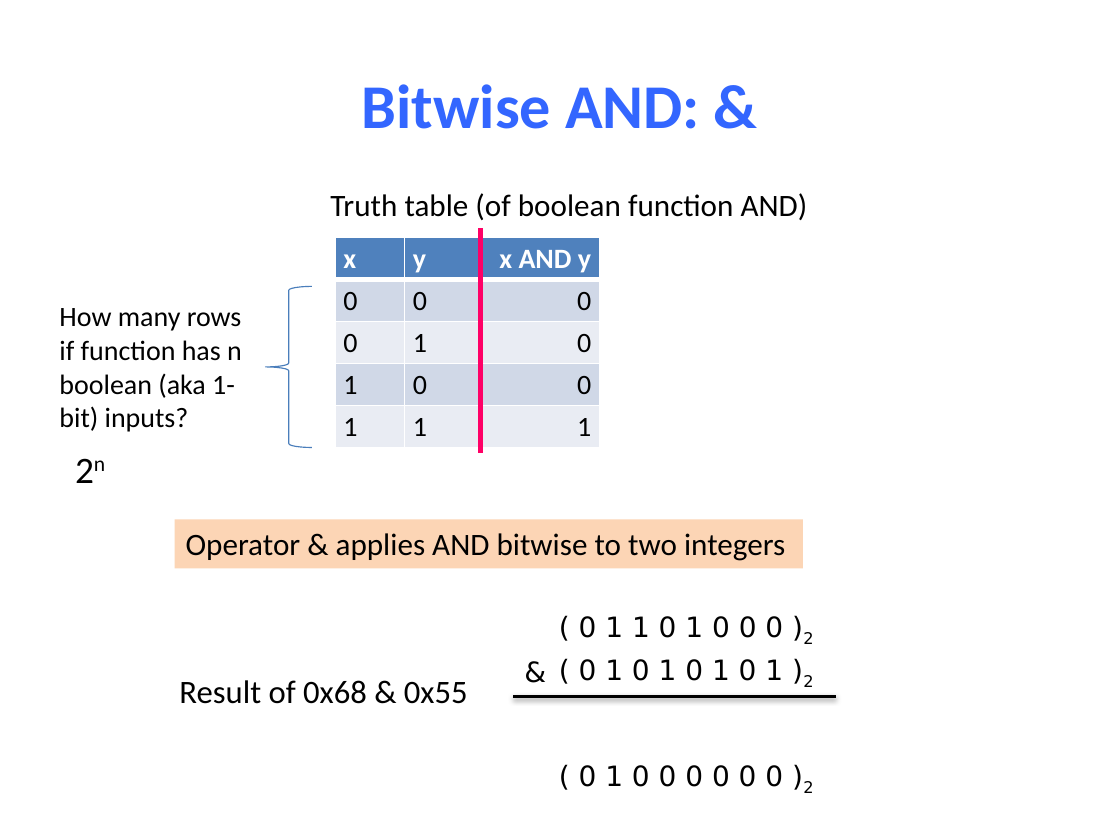
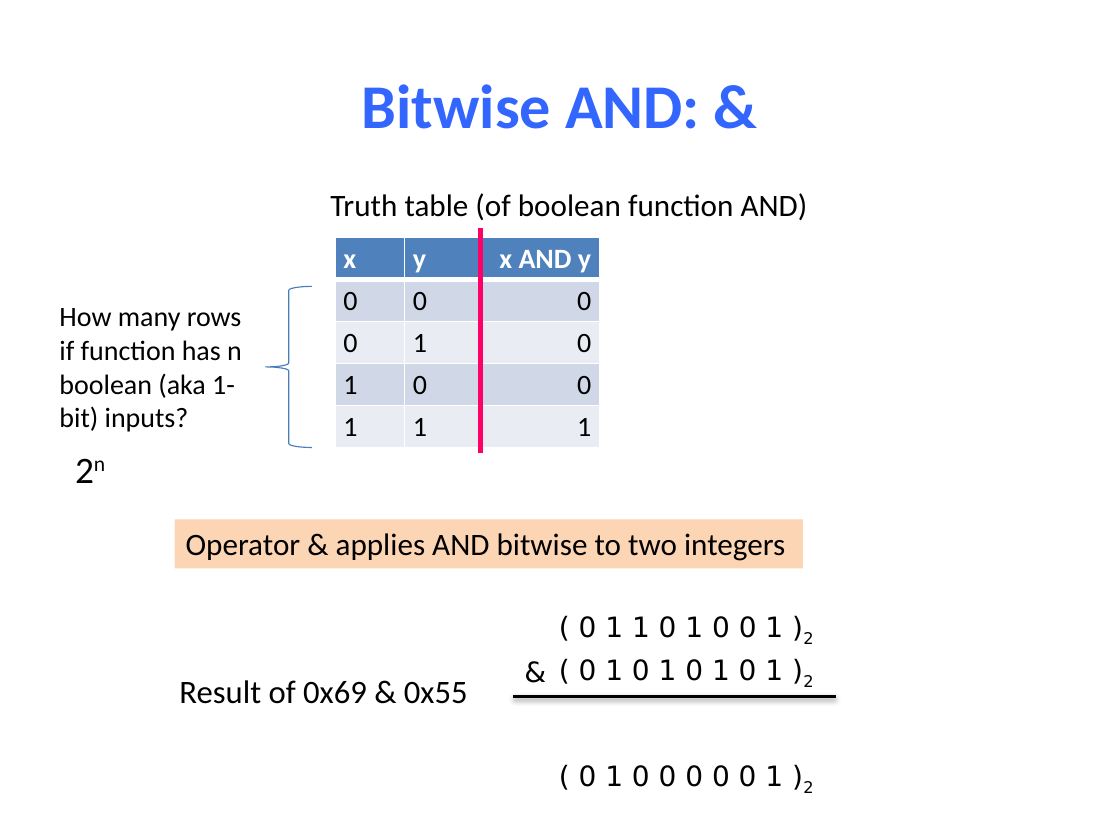
Before and after one commit to NYU-CSO/nyu-cso.github.io, a slide deck: slide 15 of notes/04-C_Basics.pptx (slide 16 before the commit). Drawn at 1120x840 pixels with LibreOffice and Linux fonts; fonts in the diff are those of the drawing. Boxes give left, top, right and bottom in pixels: in the first picture for what was removed or moved away, otherwise in the second. Text is boxed around its words. In the diff, an @@ line names an element or a change of style, - is before the commit and + after.

```diff
--- a/notes/04-C_Basics.pptx
+++ b/notes/04-C_Basics.pptx
@@ text at <box>579,616,813,644</box>: text changed @@
-( 0 1 1 0 1 0 0 0 )2
+( 0 1 1 0 1 0 0 1 )2
@@ text at <box>179,680,468,704</box>: text changed @@
-Result of 0x68 & 0x55
+Result of 0x69 & 0x55
@@ text at <box>579,765,813,793</box>: text changed @@
-( 0 1 0 0 0 0 0 0 )2
+( 0 1 0 0 0 0 0 1 )2
```
Also in this commit, not shown: 16 other slides changed, 1 slide added, 8 slides removed, 1 other file.
